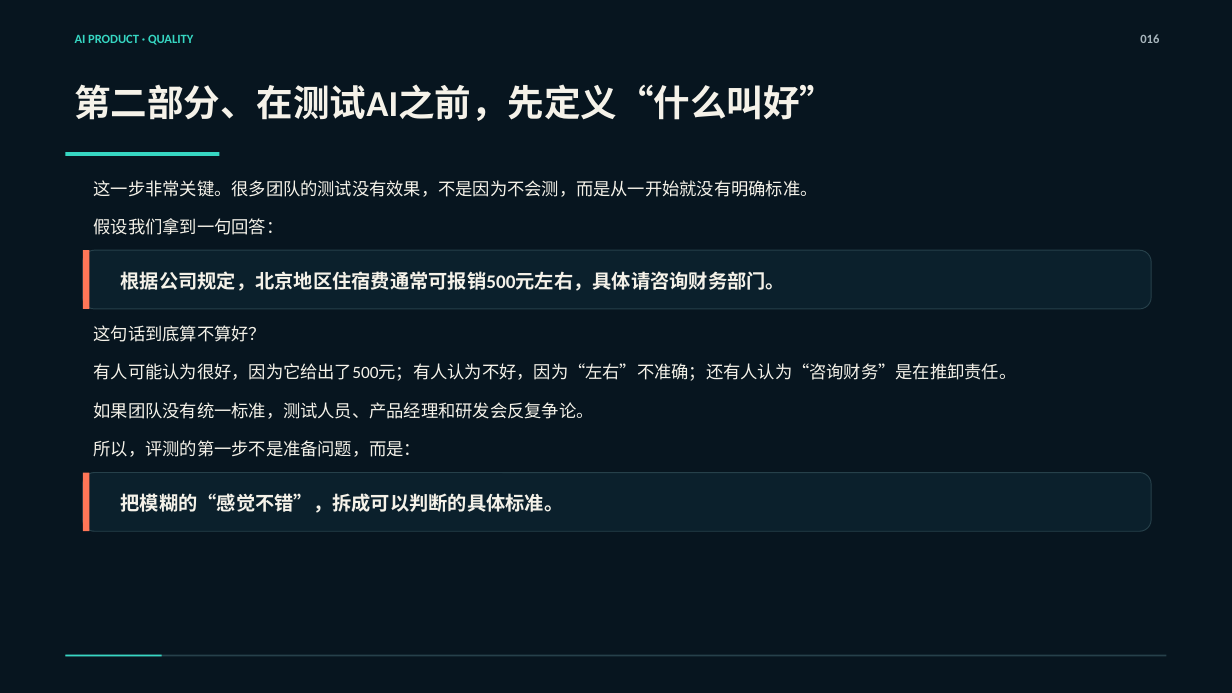
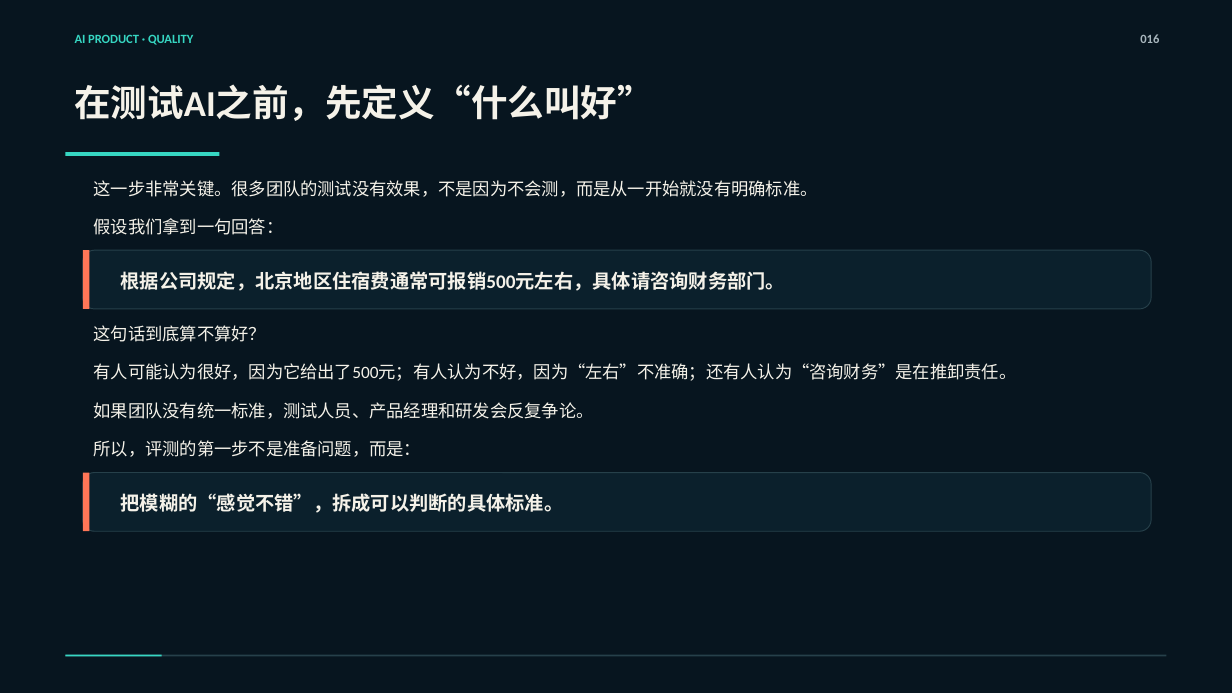
Before and after one commit to zhangkai2237/AI-Course, a slide deck: slide 13 of 课程生产/第一阶段/第09课_AI产品测试、指标与Bad Case_重做工作区/第09课_正式PPT_严格按MD版.pptx (slide 16 before the commit). Drawn at 1232x693 pixels with LibreOffice and Linux fonts; fonts in the diff are those of the drawing. Boxes give left, top, right and bottom in pixels: in the first picture for what was removed or moved away, otherwise in the second. Text is boxed around its words. In the diff, an @@ line names an element or a change of style, - is before the commit and + after.

```diff
--- a/课程生产/第一阶段/第09课_AI产品测试、指标与Bad Case_重做工作区/第09课_正式PPT_严格按MD版.pptx
+++ b/课程生产/第一阶段/第09课_AI产品测试、指标与Bad Case_重做工作区/第09课_正式PPT_严格按MD版.pptx
@@ text at [75,84,654,121]: text changed @@
-第二部分、在测试AI之前，先定义“什么叫好”
+在测试AI之前，先定义“什么叫好”
```
Also in this commit, not shown: 35 other slides changed, 2 slides added, 9 slides removed.
